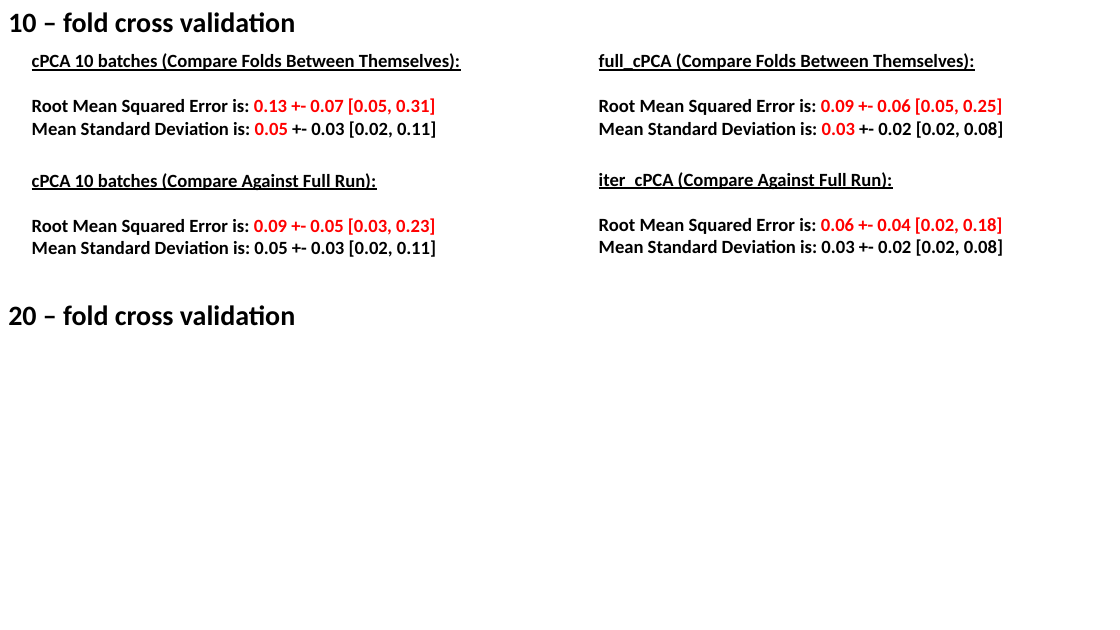
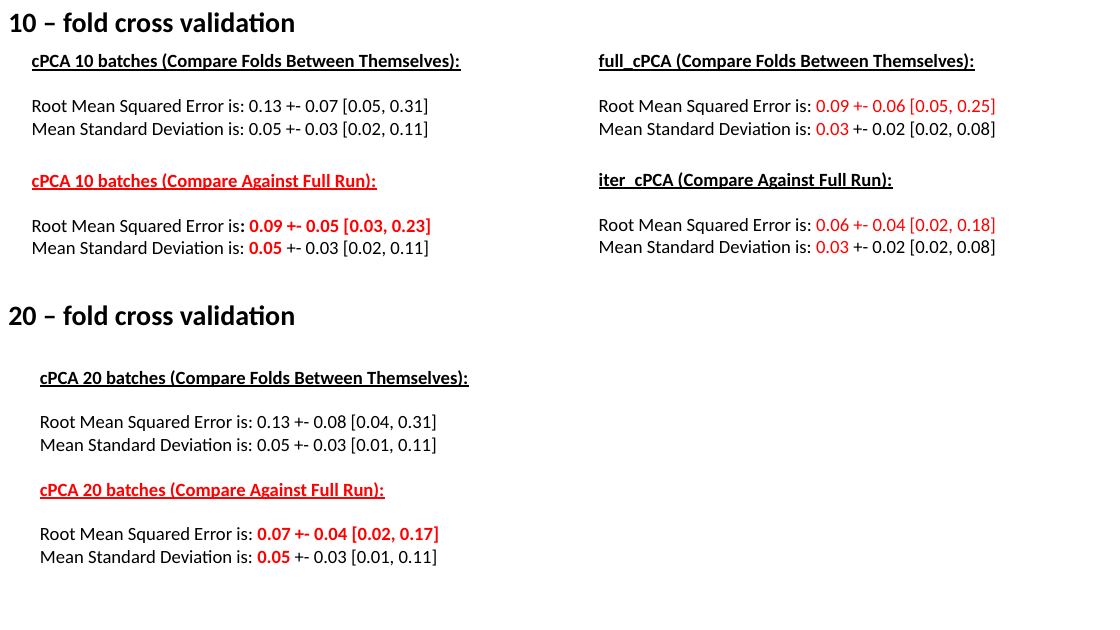
Before and after one commit to zhaohanxiong/OxfordCVM, a slide deck: slide 26 of job_results.pptx. Drawn at 1120x630 pixels with LibreOffice and Linux fonts; fonts in the diff are those of the drawing. Boxes give left, top, right and bottom in pixels: in the first picture for what was removed or moved away, otherwise in the second. Text is boxed around its words. In the diff, an @@ line names an element or a change of style, - is before the commit and + after.

Commit message:
added ppt

```diff
--- a/job_results.pptx
+++ b/job_results.pptx
@@ text at (32, 98, 429, 138): text colour #FF0000 to #000000 in "0.13 +- 0.07 [0.05, 0.31]", "0.05"; bold off in "Root Mean Squared Error is: 0.13 +- ...", "Mean Standard Deviation is: 0.05 +- 0.03 ..." @@
@@ text at (599, 98, 996, 138): bold off in "Root Mean Squared Error is: 0.09 +- ...", "Mean Standard Deviation is: 0.03 +- 0.02 ..." @@
@@ text "cPCA 10 batches (Compare Against ..." at (32, 173, 431, 257): text colour #000000 to #FF0000 in "cPCA 10 batches (Compare Against Full Run):", "0.05"; bold off in "Root Mean Squared Error is:", "Mean Standard Deviation is: +- 0.03 [0.02, ..." @@
@@ text at (599, 217, 996, 256): bold off in "Root Mean Squared Error is: 0.06 +- ...", "Mean Standard Deviation is: 0.03 +- 0.02 ..."; text colour #000000 to #FF0000 in "0.03" @@
@@ text added at (40, 370, 468, 566), 16 pt, text #000000 @@
+cPCA 20 batches (Compare Folds Between Themselves):
+Root Mean Squared Error is: 0.13 +- 0.08 [0.04, 0.31]
+Mean Standard Deviation is: 0.05 +- 0.03 [0.01, 0.11]
+cPCA 20 batches (Compare Against Full Run):
+Root Mean Squared Error is: 0.07 +- 0.04 [0.02, 0.17]
+Mean Standard Deviation is: 0.05 +- 0.03 [0.01, 0.11]
```
